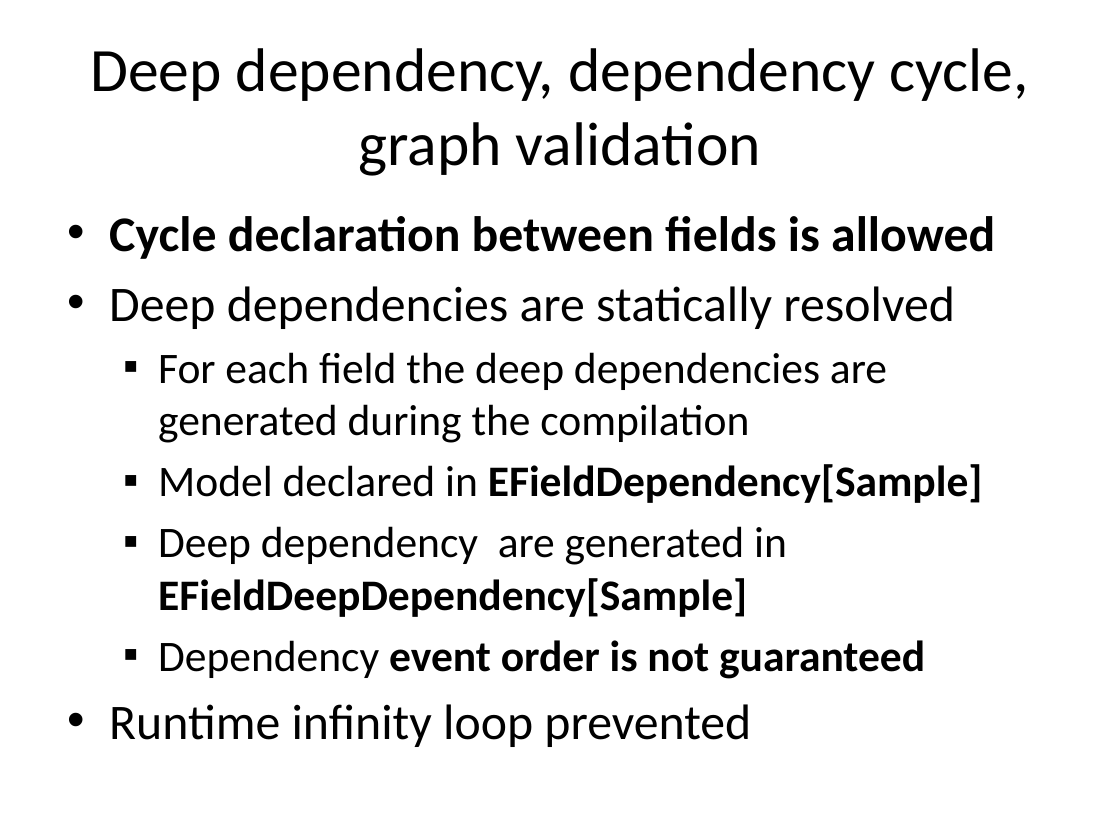
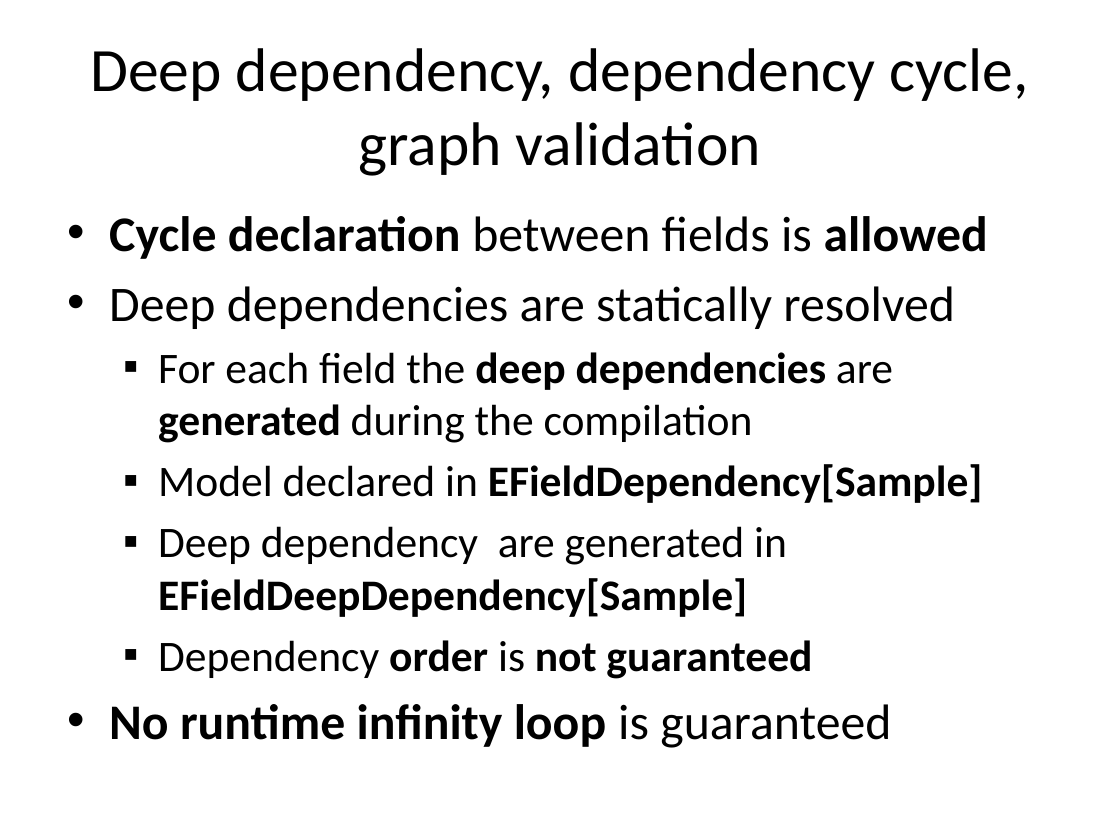
Before and after one commit to lesfurets/mdl4ui, a slide deck: slide 26 of mdl4ui-docs/mdl4ui_cg2013.pptx. Drawn at 1120x840 pixels with LibreOffice and Linux fonts; fonts in the diff are those of the drawing. Boxes give left, top, right and bottom in pixels: in the first picture for what was removed or moved away, otherwise in the second. Text is boxed around its words. In the diff, an @@ line names an element or a change of style, - is before the commit and + after.

```diff
--- a/mdl4ui-docs/mdl4ui_cg2013.pptx
+++ b/mdl4ui-docs/mdl4ui_cg2013.pptx
@@ text at <box>109,216,988,443</box>: bold off in "between fields is"; bold on in "deep dependencies generated" @@
@@ text at <box>109,640,891,748</box>: text changed; size 28 to 32 pt; bold on @@
-  ▪ Dependency event order is not guaranteed
-• Runtime infinity loop prevented
+  ▪ Dependency order is not guaranteed
+• No runtime infinity loop is guaranteed
```
Also in this commit, not shown: 5 other slides changed, 9 slides added, 1 slide removed.
